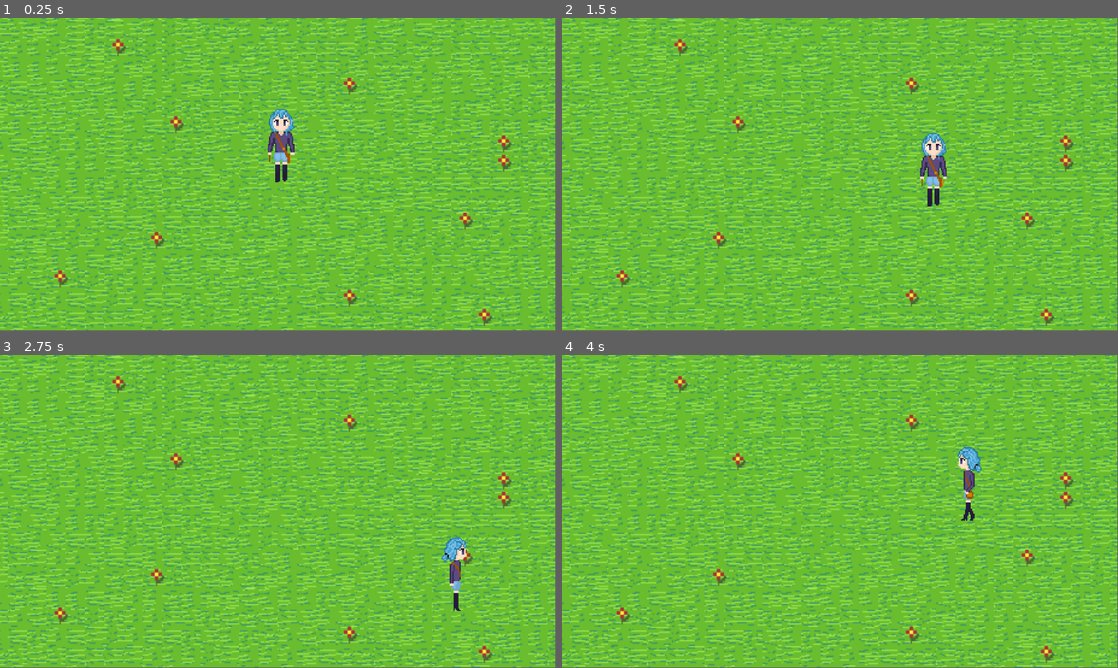
Above: before the commit, frames 1-4 (two rows, left to right).
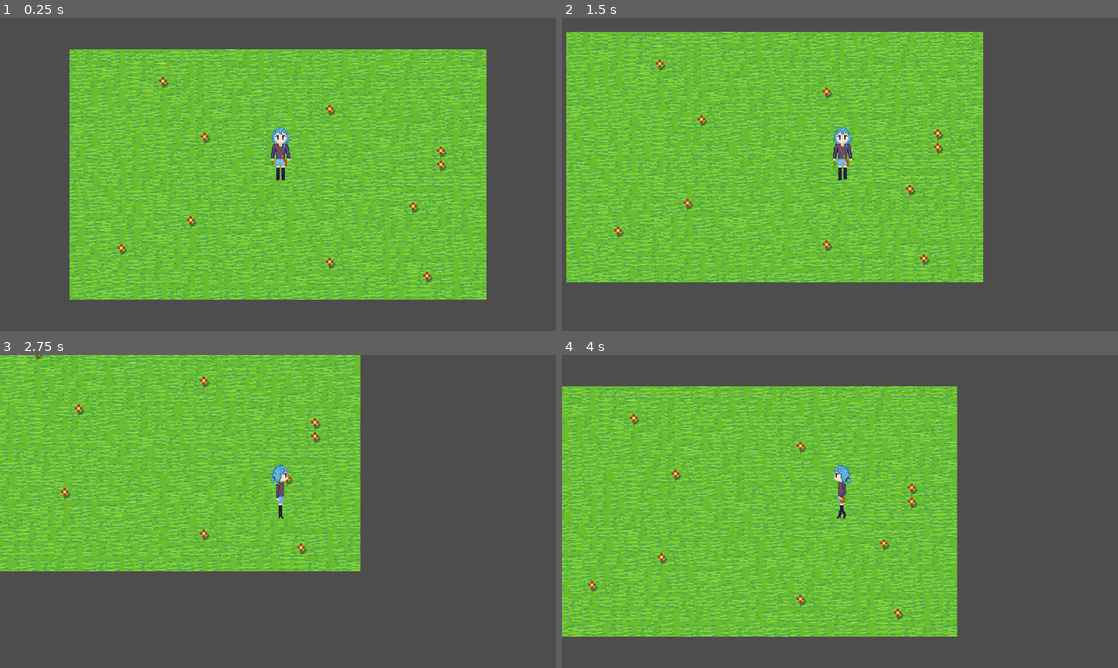
Above: after the commit, the same moments.

Repository: arstoien/game
Game: Godot game, scene res://Assets/Assets/game.tscn
Two runs of this game, one before a commit and one after it. Both use one fixed random seed, a clock stepped at 60 frames per second and the inputs below.
Inputs:
- Up to frame 1 (0.25 s): no input
- Up to frame 2 (1.5 s): hold D (right) 0.53-1.28 s; hold S (down) from 1.28 s (still down)
- Up to frame 3 (2.75 s): release S (down) at 2.03 s; hold D (right) from 2.03 s (still down)
- Up to frame 4 (4 s): release D (right) at 2.78 s; hold W (up) 2.78-3.53 s; hold A (left) from 3.53 s (still down)
In our replay, the window is 799x449 before the commit and 800x450 after it. These sizes can differ from the game's own. Grey fills any space a smaller window leaves; there, only what the larger window draws over its background counts as a difference.

The runs differ from the first frame. In frame 1, 64% of the frame differs, in the area x 0-100%, y 0-100%; in frame 2, 65%; in frame 3, 73%; in frame 4, 66%.

Commit message:
Background + camera follow + idle animations

Diff:
--- a/wo-w-0000001/Assets/Assets/game.tscn
+++ b/wo-w-0000001/Assets/Assets/game.tscn
@@ -33,7 +33,8 @@
 position = Vector2(1, -33)
 script = ExtResource("2_5p82k")
 
-[node name="Camera2D" type="Camera2D" parent="."]
+[node name="Camera2D" type="Camera2D" parent="CharacterBody2D"]
+position = Vector2(-1, 33)
 zoom = Vector2(2.5, 2.5)
 
 [node name="TileMapLayer" type="TileMapLayer" parent="."]
--- a/wo-w-0000001/Player.gd
+++ /dev/null
@@ -1,11 +0,0 @@
-extends CharacterBody2D
-
-@export var speed = 400
-
-func get_input():
-	var input_direction = Input.get_vector("left", "right", "up", "down")
-	velocity = input_direction * speed
-
-func _physics_process(delta):
-	get_input()
-	move_and_slide()
--- a/wo-w-0000001/Scenes/character_body_2d.gd
+++ b/wo-w-0000001/Scenes/character_body_2d.gd
@@ -4,7 +4,7 @@
 @onready var anim: AnimatedSprite2D = $AnimatedSprite2D
 
 var direction: Vector2 = Vector2.ZERO
-var last_look: Vector2 = Vector2.DOWN
+var last_look: Vector2 = Vector2.DOWN # Start facing down
 
 func get_input():
 	direction = Input.get_vector("left", "right", "up", "down")
@@ -13,27 +13,44 @@
 	get_input()
 	direction = direction.normalized()
 	velocity = direction * speed
+
+	handle_animation() # Separate animation logic for clarity
+
 	move_and_slide()
 
+#---
+
+## Animation Handling Function
+
+func handle_animation():
 	if direction == Vector2.ZERO:
-		# idle: face last direction
-		if last_look.y > 0:      anim.play("MCUp")
-		elif last_look.y < 0:    anim.play("MCDown")
-		elif last_look.x > 0:    anim.play("MCRight")
-		else:                    anim.play("MCLeft")
+		# Idle: Face the last direction traveled.
+		# Note: The animation names should now be dedicated idle animations.
+		if last_look == Vector2.UP:
+			anim.play("MCIdleUp")
+		elif last_look == Vector2.DOWN:
+			anim.play("MCIdleDown")
+		elif last_look == Vector2.LEFT:
+			anim.play("MCIdleLeft")
+		elif last_look == Vector2.RIGHT:
+			anim.play("MCIdleRight")
 		return
 
+	# Movement: Determine the dominant direction for movement and set 'last_look'.
+	# We compare the absolute values of x and y to see which is the primary direction.
 	if abs(direction.x) >= abs(direction.y):
+		# Horizontal Movement
 		if direction.x > 0:
 			last_look = Vector2.RIGHT
-			anim.play("MCRight")
+			anim.play("MCRight") # Use a dedicated movement animation
 		else:
 			last_look = Vector2.LEFT
 			anim.play("MCLeft")
 	else:
+		# Vertical Movement
 		if direction.y > 0:
 			last_look = Vector2.DOWN
-			anim.play("MCUp")
+			anim.play("MCDown") # Use a dedicated movement animation
 		else:
 			last_look = Vector2.UP
-			anim.play("MCDown")
+			anim.play("MCUp")
--- a/wo-w-0000001/Scenes/character_body_2d.tscn
+++ b/wo-w-0000001/Scenes/character_body_2d.tscn
@@ -1,37 +1,24 @@
-[gd_scene load_steps=20 format=3 uid="uid://c7tvaa7nu1kyy"]
+[gd_scene load_steps=19 format=3 uid="uid://c7tvaa7nu1kyy"]
 
 [ext_resource type="Texture2D" uid="uid://bisxd3flkhh25" path="res://Assets/Assets/MC movement/MCBackwards/MCDown.png" id="1_pbq55"]
-[ext_resource type="Texture2D" uid="uid://bh5c64mn0b5vm" path="res://Assets/Assets/MC movement/MCBackwards/MCGeneral.png.png" id="2_t38ji"]
+[ext_resource type="Texture2D" uid="uid://b0jry3sx0ft2a" path="res://Assets/Assets/MC movement/MCIdle/Idledown.png" id="2_fxof2"]
+[ext_resource type="Texture2D" uid="uid://djoths2g1afo4" path="res://Assets/Assets/MC movement/MCIdle/IdleLeft.png" id="3_601d1"]
 [ext_resource type="Texture2D" uid="uid://c4r5b0h7bay4t" path="res://Assets/Assets/MC movement/MCLeft/MCLeft.png" id="3_pbj7x"]
+[ext_resource type="Texture2D" uid="uid://bnpejn6k7wjq5" path="res://Assets/Assets/MC movement/MCIdle/Idleright.png" id="4_6d06k"]
 [ext_resource type="Texture2D" uid="uid://cvdf6s170ukad" path="res://Assets/Assets/MC movement/MCRight/MCRight.png" id="4_fxof2"]
 [ext_resource type="Texture2D" uid="uid://f75ljmiyalg3" path="res://Assets/Assets/MC movement/MCForward/MCUp.png" id="5_601d1"]
+[ext_resource type="Texture2D" uid="uid://wgvdlcdqrrsu" path="res://Assets/Assets/MC movement/MCIdle/IdleUp.png" id="5_p20bj"]
 
 [sub_resource type="RectangleShape2D" id="RectangleShape2D_6d06k"]
 size = Vector2(12, 60)
 
-[sub_resource type="AtlasTexture" id="AtlasTexture_f1ek2"]
-atlas = ExtResource("1_pbq55")
+[sub_resource type="AtlasTexture" id="AtlasTexture_h4iuc"]
+atlas = ExtResource("5_601d1")
 region = Rect2(0, 0, 64, 64)
 
-[sub_resource type="AtlasTexture" id="AtlasTexture_tx1dd"]
-atlas = ExtResource("1_pbq55")
+[sub_resource type="AtlasTexture" id="AtlasTexture_fd4e3"]
+atlas = ExtResource("5_601d1")
 region = Rect2(64, 0, 64, 64)
-
-[sub_resource type="AtlasTexture" id="AtlasTexture_3smsa"]
-atlas = ExtResource("2_t38ji")
-region = Rect2(0, 0, 41, 62)
-
-[sub_resource type="AtlasTexture" id="AtlasTexture_8erm5"]
-atlas = ExtResource("2_t38ji")
-region = Rect2(0, 62, 41, 62)
-
-[sub_resource type="AtlasTexture" id="AtlasTexture_qqcod"]
-atlas = ExtResource("2_t38ji")
-region = Rect2(41, 62, 41, 62)
-
-[sub_resource type="AtlasTexture" id="AtlasTexture_igrcy"]
-atlas = ExtResource("2_t38ji")
-region = Rect2(41, 0, 41, 62)
 
 [sub_resource type="AtlasTexture" id="AtlasTexture_gymyn"]
 atlas = ExtResource("3_pbj7x")
@@ -49,22 +36,22 @@
 atlas = ExtResource("4_fxof2")
 region = Rect2(64, 0, 64, 64)
 
-[sub_resource type="AtlasTexture" id="AtlasTexture_h4iuc"]
-atlas = ExtResource("5_601d1")
+[sub_resource type="AtlasTexture" id="AtlasTexture_f1ek2"]
+atlas = ExtResource("1_pbq55")
 region = Rect2(0, 0, 64, 64)
 
-[sub_resource type="AtlasTexture" id="AtlasTexture_fd4e3"]
-atlas = ExtResource("5_601d1")
+[sub_resource type="AtlasTexture" id="AtlasTexture_tx1dd"]
+atlas = ExtResource("1_pbq55")
 region = Rect2(64, 0, 64, 64)
 
 [sub_resource type="SpriteFrames" id="SpriteFrames_p20bj"]
 animations = [{
 "frames": [{
 "duration": 1.5,
-"texture": SubResource("AtlasTexture_f1ek2")
+"texture": SubResource("AtlasTexture_h4iuc")
 }, {
 "duration": 1.5,
-"texture": SubResource("AtlasTexture_tx1dd")
+"texture": SubResource("AtlasTexture_fd4e3")
 }],
 "loop": true,
 "name": &"MCDown",
@@ -72,7 +59,7 @@
 }, {
 "frames": [{
 "duration": 1.0,
-"texture": SubResource("AtlasTexture_3smsa")
+"texture": ExtResource("2_fxof2")
 }],
 "loop": true,
 "name": &"MCIdleDown",
@@ -80,7 +67,7 @@
 }, {
 "frames": [{
 "duration": 1.0,
-"texture": SubResource("AtlasTexture_8erm5")
+"texture": ExtResource("3_601d1")
 }],
 "loop": true,
 "name": &"MCIdleLeft",
@@ -88,7 +75,7 @@
 }, {
 "frames": [{
 "duration": 1.0,
-"texture": SubResource("AtlasTexture_qqcod")
+"texture": ExtResource("4_6d06k")
 }],
 "loop": true,
 "name": &"MCIdleRight",
@@ -96,7 +83,7 @@
 }, {
 "frames": [{
 "duration": 1.0,
-"texture": SubResource("AtlasTexture_igrcy")
+"texture": ExtResource("5_p20bj")
 }],
 "loop": true,
 "name": &"MCIdleUp",
@@ -146,4 +133,4 @@
 texture_filter = 1
 position = Vector2(2, 10)
 sprite_frames = SubResource("SpriteFrames_p20bj")
-animation = &"MCLeft"
+animation = &"MCIdleUp"
--- a/wo-w-0000001/project.godot
+++ b/wo-w-0000001/project.godot
@@ -14,6 +14,11 @@
 run/main_scene="uid://ck56mbpelsnix"
 config/features=PackedStringArray("4.5", "Forward Plus")
 config/icon="res://icon.svg"
+
+[display]
+
+window/size/viewport_width=1600
+window/size/viewport_height=900
 
 [input]
 
Binary file added: wo-w-0000001/Assets/Assets/MC movement/MCIdle/IdleLeft.png
Not shown, added: wo-w-0000001/Assets/Assets/MC movement/MCIdle/IdleLeft.png.import
Binary file added: wo-w-0000001/Assets/Assets/MC movement/MCIdle/IdleUp.png
Not shown, added: wo-w-0000001/Assets/Assets/MC movement/MCIdle/IdleUp.png.import
Binary file added: wo-w-0000001/Assets/Assets/MC movement/MCIdle/Idledown.png
Not shown, added: wo-w-0000001/Assets/Assets/MC movement/MCIdle/Idledown.png.import
Binary file added: wo-w-0000001/Assets/Assets/MC movement/MCIdle/Idleright.png
Not shown, added: wo-w-0000001/Assets/Assets/MC movement/MCIdle/Idleright.png.import
Not shown, removed: wo-w-0000001/Player.gd.uid
Not shown, changed: wo-w-0000001/Scenes/Player.gd.uid
Not shown: 1 places in wo-w-0000001/Scenes/character_body_2d.tscn that only renumber resources
